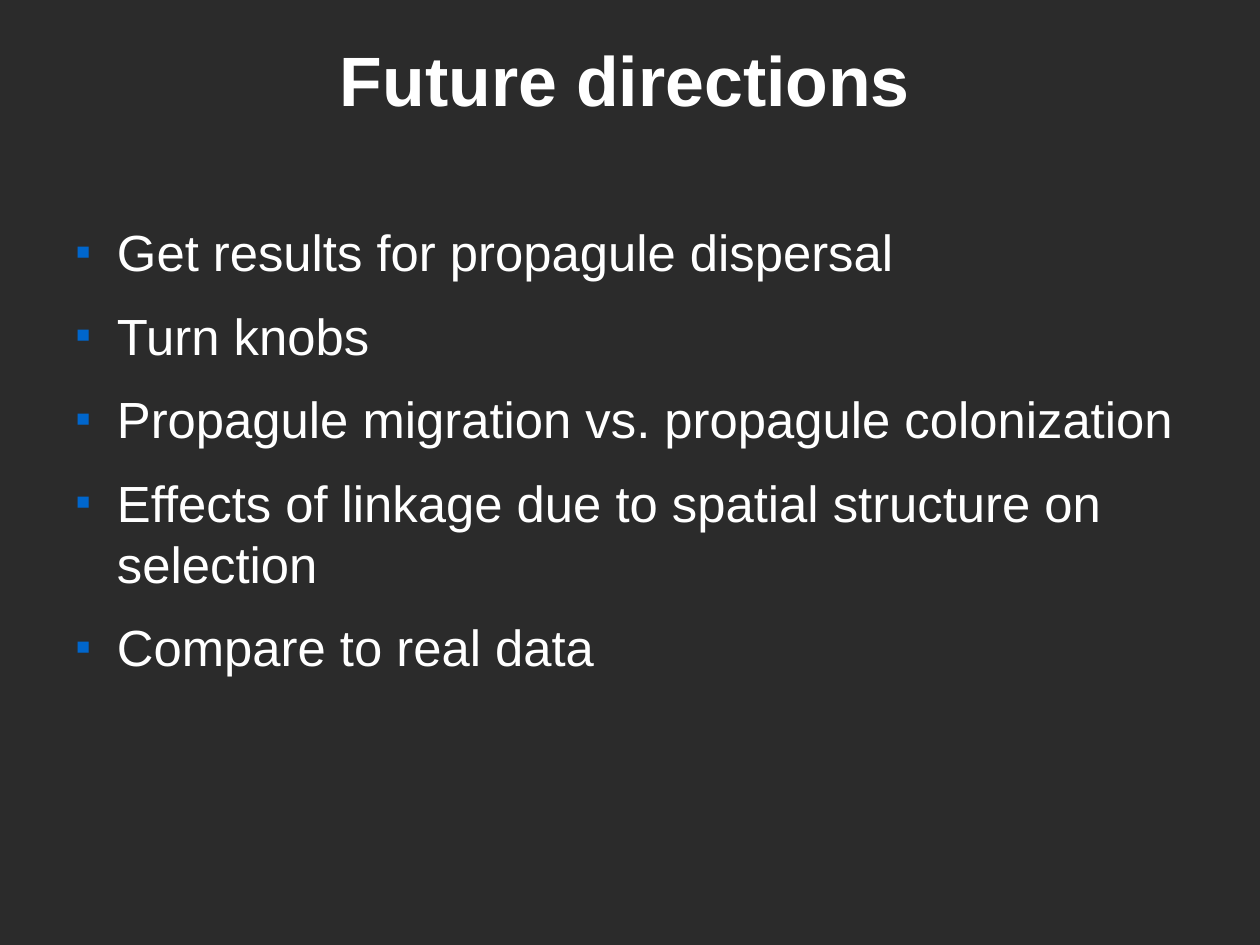
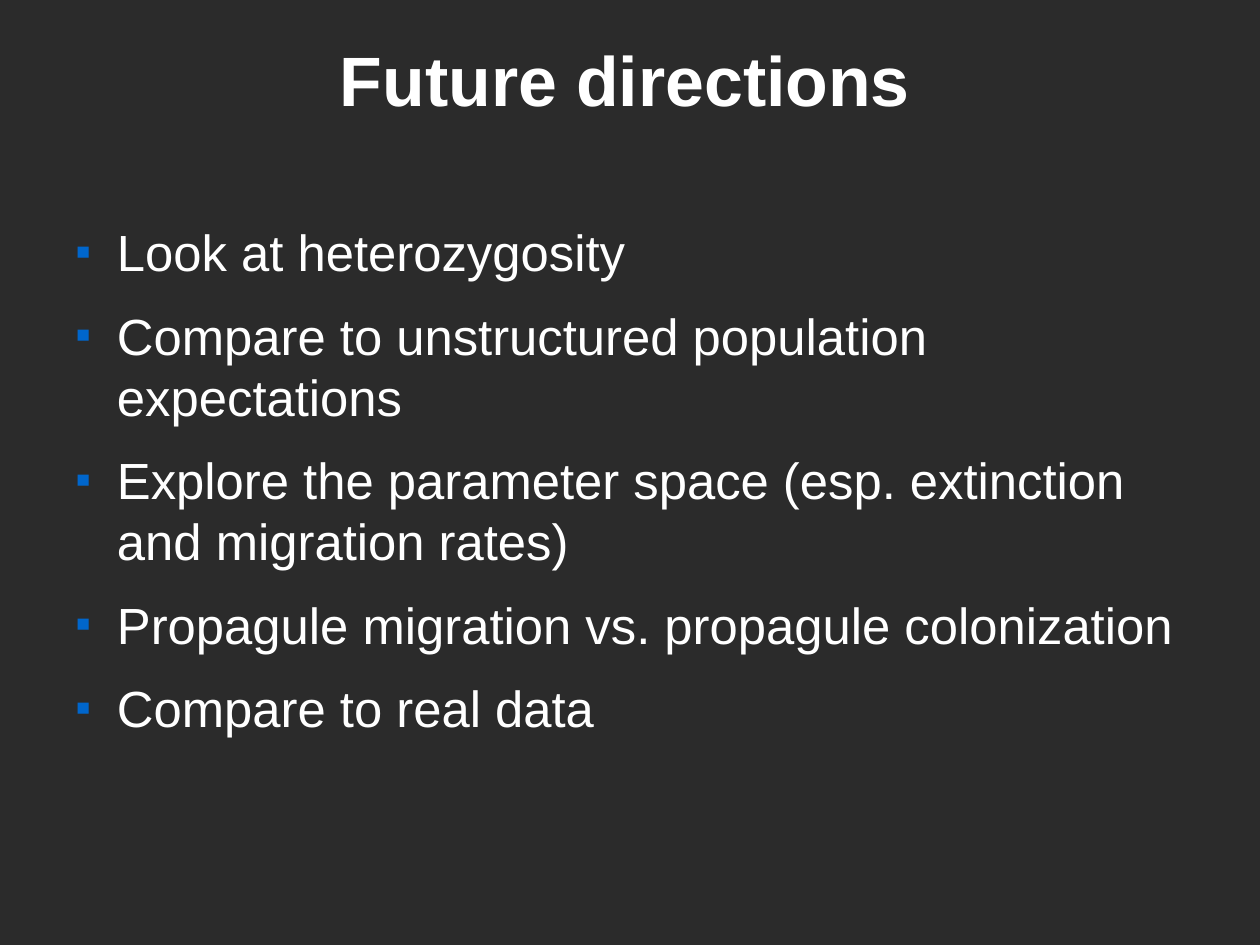
Before and after one commit to maugat1/quantiNEMO_Taylor2010, a slide deck: slide 20 of pres/pres2/pres2.odp (slide 12 before the commit). Drawn at 1260x945 pixels with LibreOffice and Linux fonts; fonts in the diff are those of the drawing; background and template pictures are left out; a plain dark background stands for a picture behind light text. Boxes give left, top, right and bottom in pixels: in the first picture for what was removed or moved away, otherwise in the second. Text is boxed around its words. In the diff, an @@ line names an element or a change of style, - is before the commit and + after.

```diff
--- a/pres/pres2/pres2.odp
+++ b/pres/pres2/pres2.odp
@@ text at [117,234,1124,571]: text changed @@
-■ Get results for propagule dispersal
-■ Turn knobs
+■ Look at heterozygosity
+■ Compare to unstructured population expectations
+■ Explore the parameter space (esp. extinction and migration rates)
@@ text at [117,485,1100,584]: paragraph removed @@
-■ Effects of linkage due to spatial structure on selection
```
Also in this commit, not shown: 9 other slides changed, 12 slides added, 3 slides removed, 6 other files.
